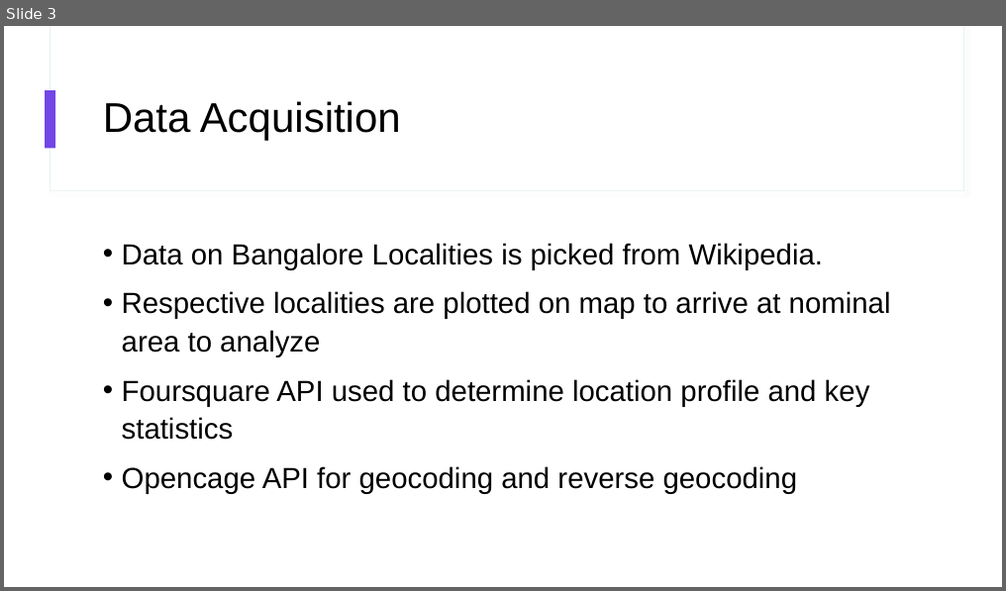
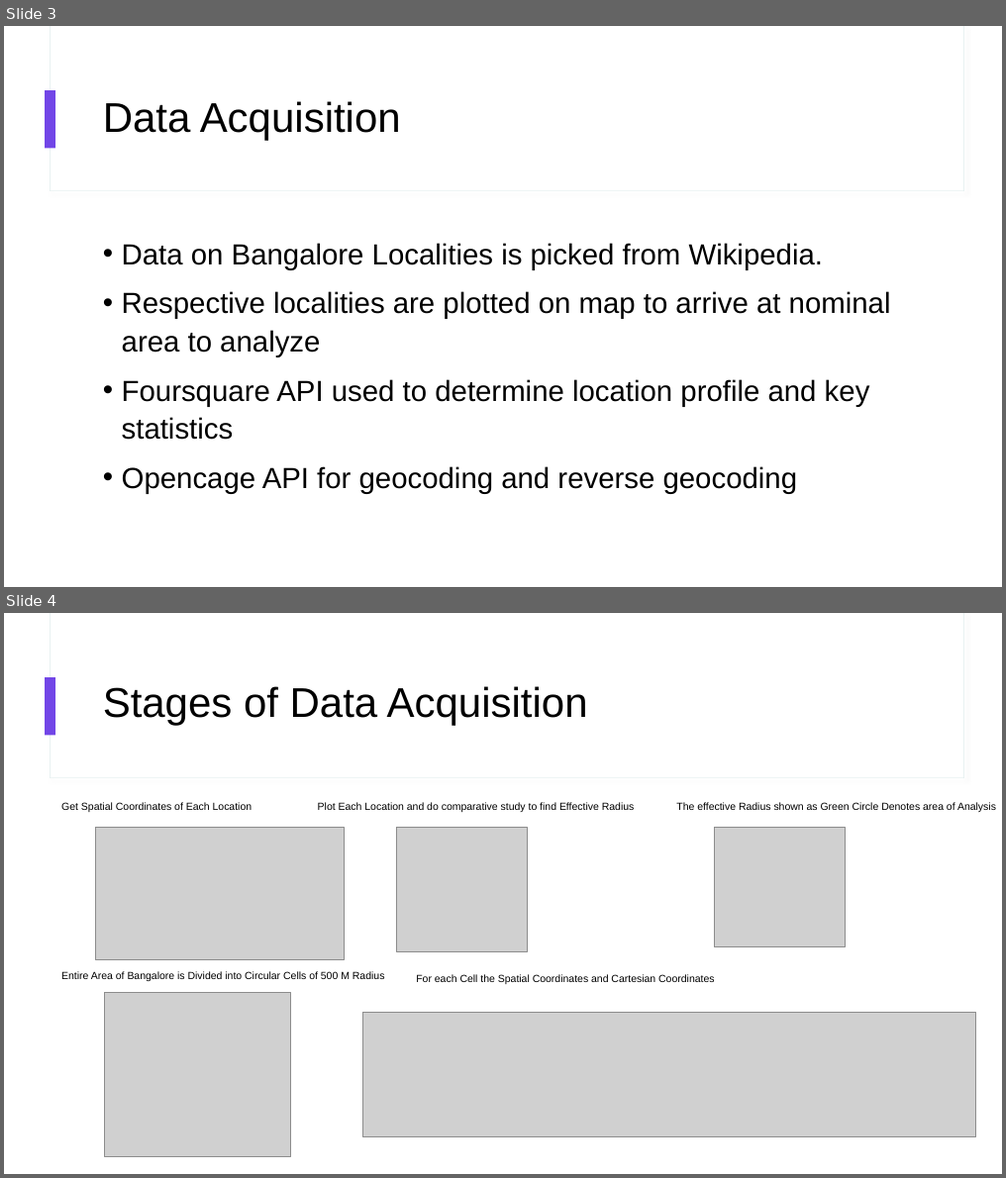
Before and after one commit to SwapneelPM/Coursera_Capstone, a slide deck: Battle of Neighborhoods.pptx. Shown one above the other, each under a label of ours: slide 3 before the commit, slides 3 and 4 after it. The pictures are 1006x591 and 1006x1178 pixels, drawn with LibreOffice and Linux fonts; fonts in the diff are those of the drawing; grey boxes stand for pictures. Boxes give left, top, right and bottom in pixels: in the first picture for what was removed or moved away, otherwise in the second. Text is boxed around its words. In the diff, an @@ line names an element or a change of style, - is before the commit and + after.

```diff
--- a/Battle of Neighborhoods.pptx
+++ b/Battle of Neighborhoods.pptx
@@ slide 4 added at (4, 613, 1002, 1174), background #FFFFFF; not listed: 3 template elements that a slide beside it also shows @@
@@ title added at (103, 686, 588, 725), 40 pt, text #000000 @@
+Stages of Data Acquisition
@@ text added at (61, 802, 252, 812), 10 pt, text #000000 @@
+Get Spatial Coordinates of Each Location
@@ text added at (318, 802, 635, 812), 10 pt, text #000000 @@
+Plot Each Location and do comparative study to find Effective Radius
@@ text added at (676, 802, 996, 812), 10 pt, text #000000 @@
+The effective Radius shown as Green Circle Denotes area of Analysis
@@ picture added at (95, 827, 344, 959) @@
@@ picture added at (396, 827, 528, 952) @@
@@ picture added at (715, 827, 846, 947) @@
@@ text added at (61, 971, 385, 981), 10 pt, text #000000 @@
+Entire Area of Bangalore is Divided into Circular Cells of 500 M Radius
@@ picture added at (104, 992, 291, 1157) @@
@@ text added at (416, 974, 714, 984), 10 pt, text #000000 @@
+For each Cell the Spatial Coordinates and Cartesian Coordinates
@@ picture added at (362, 1013, 976, 1138) @@
```
Also in this commit, not shown: 6 other slides added, 1 other file.
